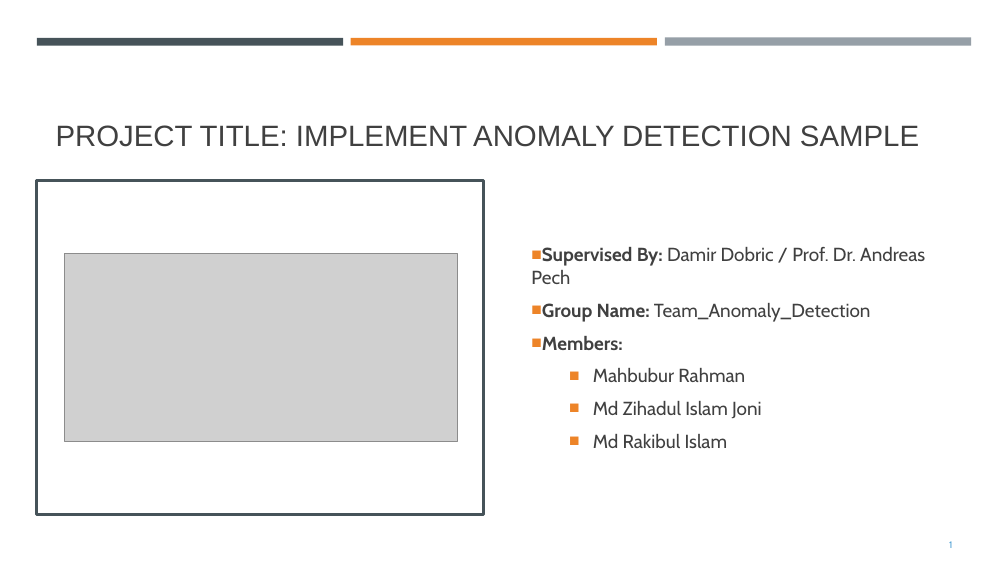
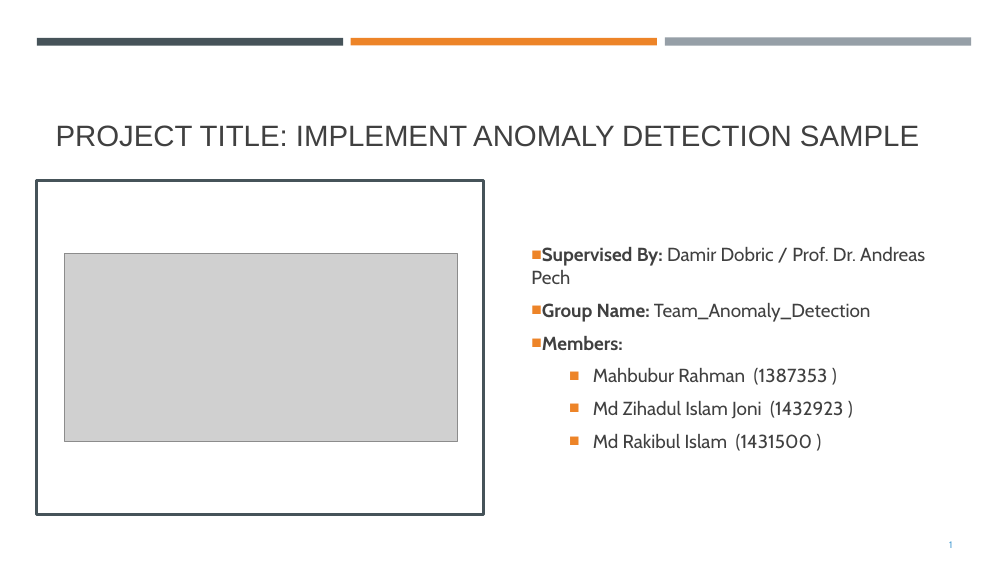
Before and after one commit to mahbubur-r/neocortexapi, a slide deck: slide 1 of source/MySEProject/Documentation/ML 2425-03 Implement Anomaly Detection Sample.pptx. Drawn at 1008x567 pixels with LibreOffice and Linux fonts; fonts in the diff are those of the drawing; grey boxes stand for pictures. Boxes give left, top, right and bottom in pixels: in the first picture for what was removed or moved away, otherwise in the second. Text is boxed around its words. In the diff, an @@ line names an element or a change of style, - is before the commit and + after.

Commit message:
Project presentation updated

```diff
--- a/source/MySEProject/Documentation/ML 2425-03 Implement Anomaly Detection Sample.pptx
+++ b/source/MySEProject/Documentation/ML 2425-03 Implement Anomaly Detection Sample.pptx
@@ text at (593,368,843,451): text changed @@
-  ■ Mahbubur Rahman
-  ■ Md Zihadul Islam Joni
-  ■ Md Rakibul Islam
+  ■ Mahbubur Rahman (1387353 )
+  ■ Md Zihadul Islam Joni (1432923 )
+  ■ Md Rakibul Islam (1431500 )
```
Also in this commit, not shown: 8 other slides changed, 2 other files.
